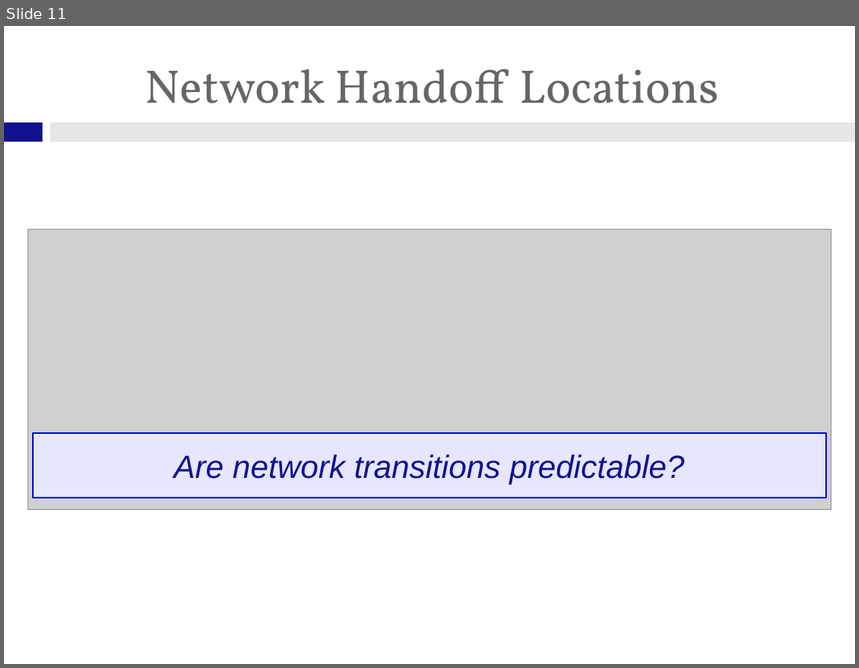
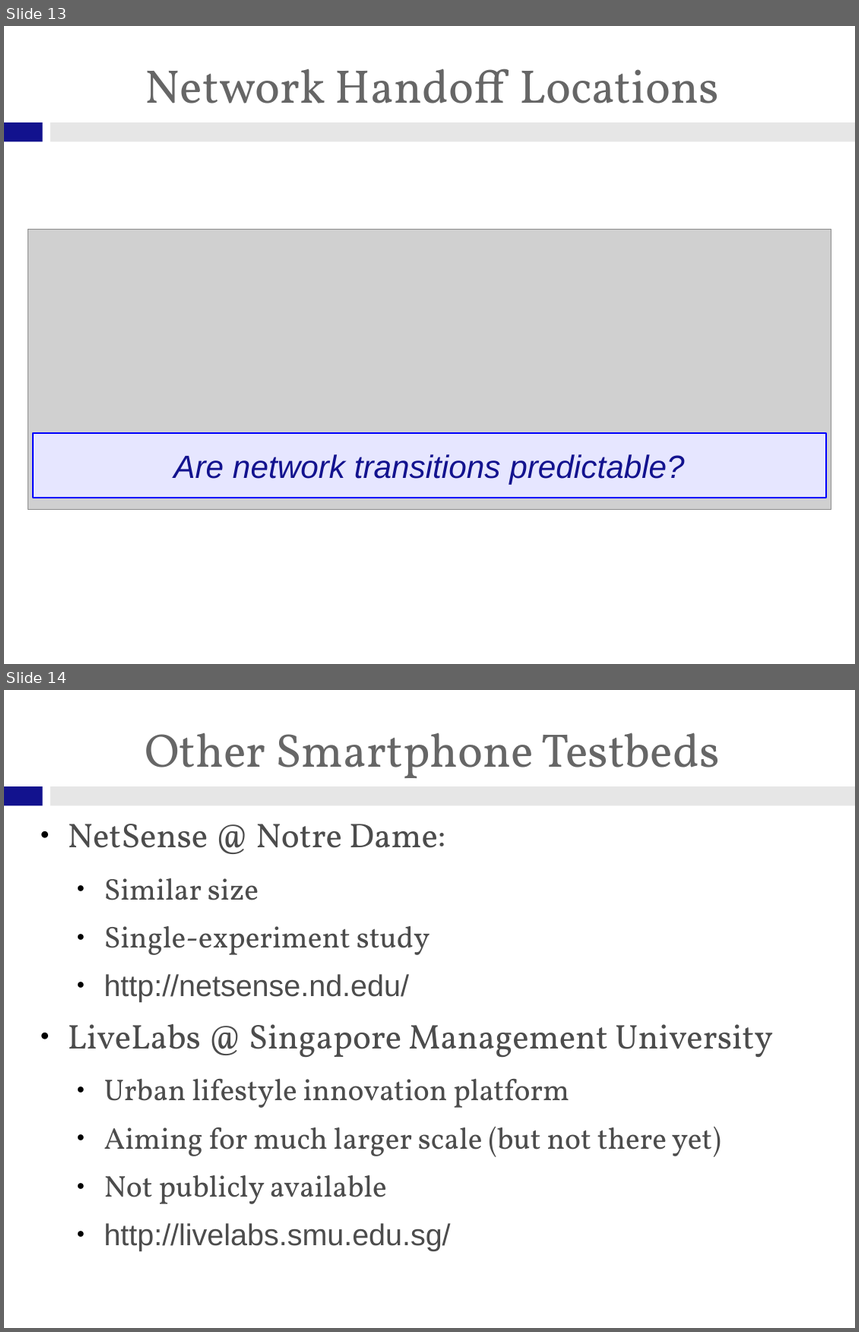
Before and after one commit to gchallen/talks.sensemine2013-phonelab, a slide deck: talk.odp. Shown one above the other, each under a label of ours: slide 11 before the commit, slides 13 and 14 after it. The pictures are 859x668 and 859x1332 pixels, drawn with LibreOffice and Linux fonts; fonts in the diff are those of the drawing; grey boxes stand for pictures; background and template pictures are left out. Boxes give left, top, right and bottom in pixels: in the first picture for what was removed or moved away, otherwise in the second. Text is boxed around its words. In the diff, an @@ line names an element or a change of style, - is before the commit and + after.

```diff
--- a/talk.odp
+++ b/talk.odp
@@ slide 14 added at (4,690,855,1328), background #FFFFFF; not listed: 2 template elements that a slide beside it also shows @@
@@ title added at (145,733,720,778), 44 pt, text #666666 @@
+Other Smartphone Testbeds
@@ text added at (68,824,773,1251), 28 pt, text #4C4C4C @@
+● NetSense @ Notre Dame:
+  ● Similar size
+  ● Single-experiment study
+  ● http://netsense.nd.edu/
+● LiveLabs @ Singapore Management University
+  ● Urban lifestyle innovation platform
+  ● Aiming for much larger scale (but not there yet)
+  ● Not publicly available
+  ● http://livelabs.smu.edu.sg/
@@ what was slide 11 is now slide 13 @@
```
Also in this commit, not shown: 1 slide changed, 7 other slides added, 2 slides removed, 9 other files.
